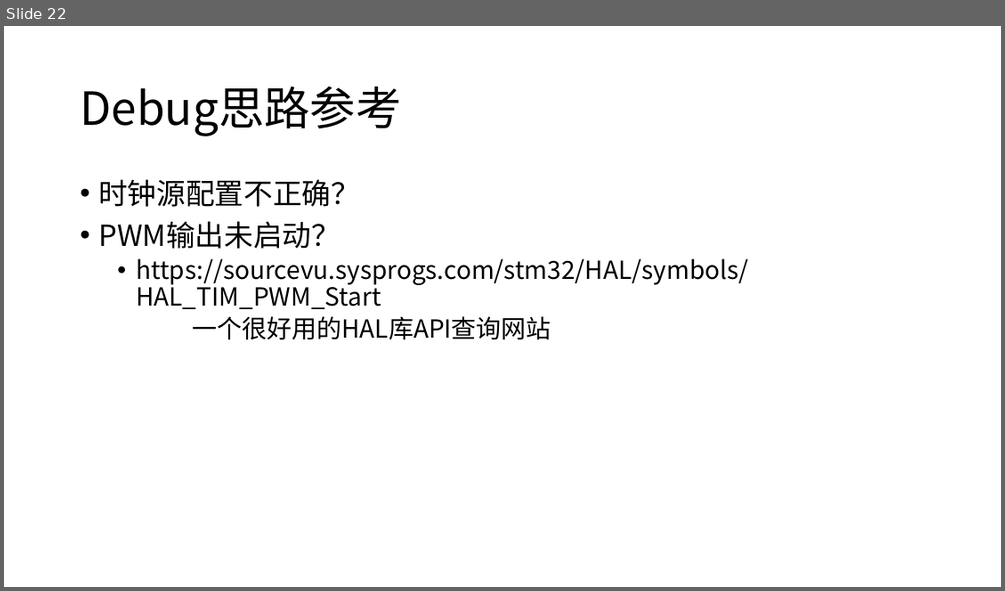
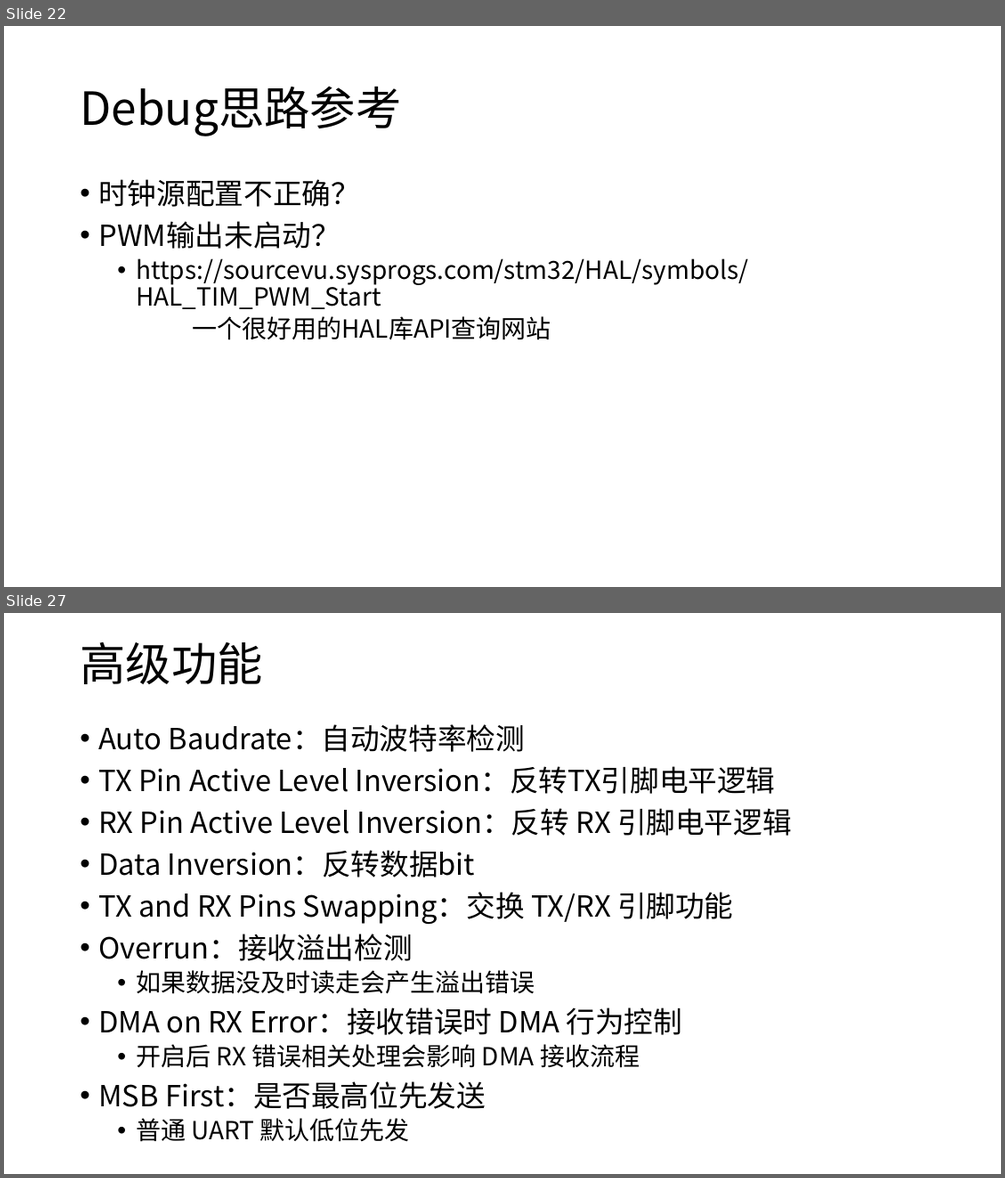
Before and after one commit to JLU-Robomaster-Embedded/embedded_tutorial, a slide deck: 2_STM32基本功能.pptx. Shown one above the other, each under a label of ours: slide 22 before the commit, slides 22 and 27 after it; the slides between them are not shown. The pictures are 1005x591 and 1005x1178 pixels, drawn with LibreOffice and Linux fonts; fonts in the diff are those of the drawing. Boxes give left, top, right and bottom in pixels: in the first picture for what was removed or moved away, otherwise in the second. Text is boxed around its words. In the diff, an @@ line names an element or a change of style, - is before the commit and + after.

```diff
--- a/2_STM32基本功能.pptx
+++ b/2_STM32基本功能.pptx
@@ slide 27 added at (4,613,1001,1174), background #FFFFFF @@
@@ title added at (80,642,262,684), 44 pt, text #000000 @@
+高级功能
@@ text added at (98,724,792,1142), 28 pt, text #000000 @@
+• Auto Baudrate：自动波特率检测
+• TX Pin Active Level Inversion：反转TX引脚电平逻辑
+• RX Pin Active Level Inversion：反转 RX 引脚电平逻辑
+• Data Inversion：反转数据bit
+• TX and RX Pins Swapping：交换 TX/RX 引脚功能
+• Overrun：接收溢出检测
+  • 如果数据没及时读走会产生溢出错误
+• DMA on RX Error：接收错误时 DMA 行为控制
+  • 开启后 RX 错误相关处理会影响 DMA 接收流程
+• MSB First：是否最高位先发送
+  • 普通 UART 默认低位先发
```
Also in this commit, not shown: 18 other slides added.
